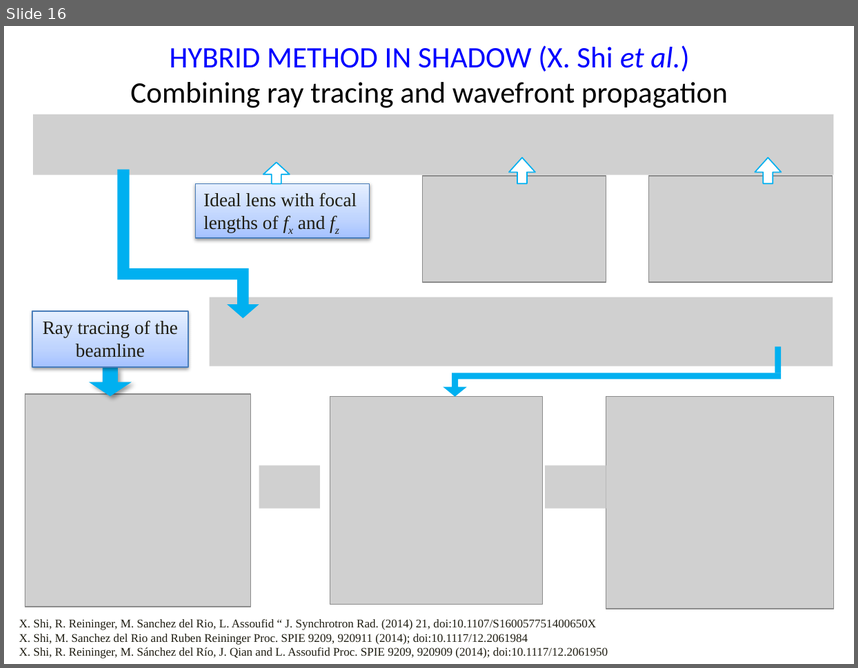
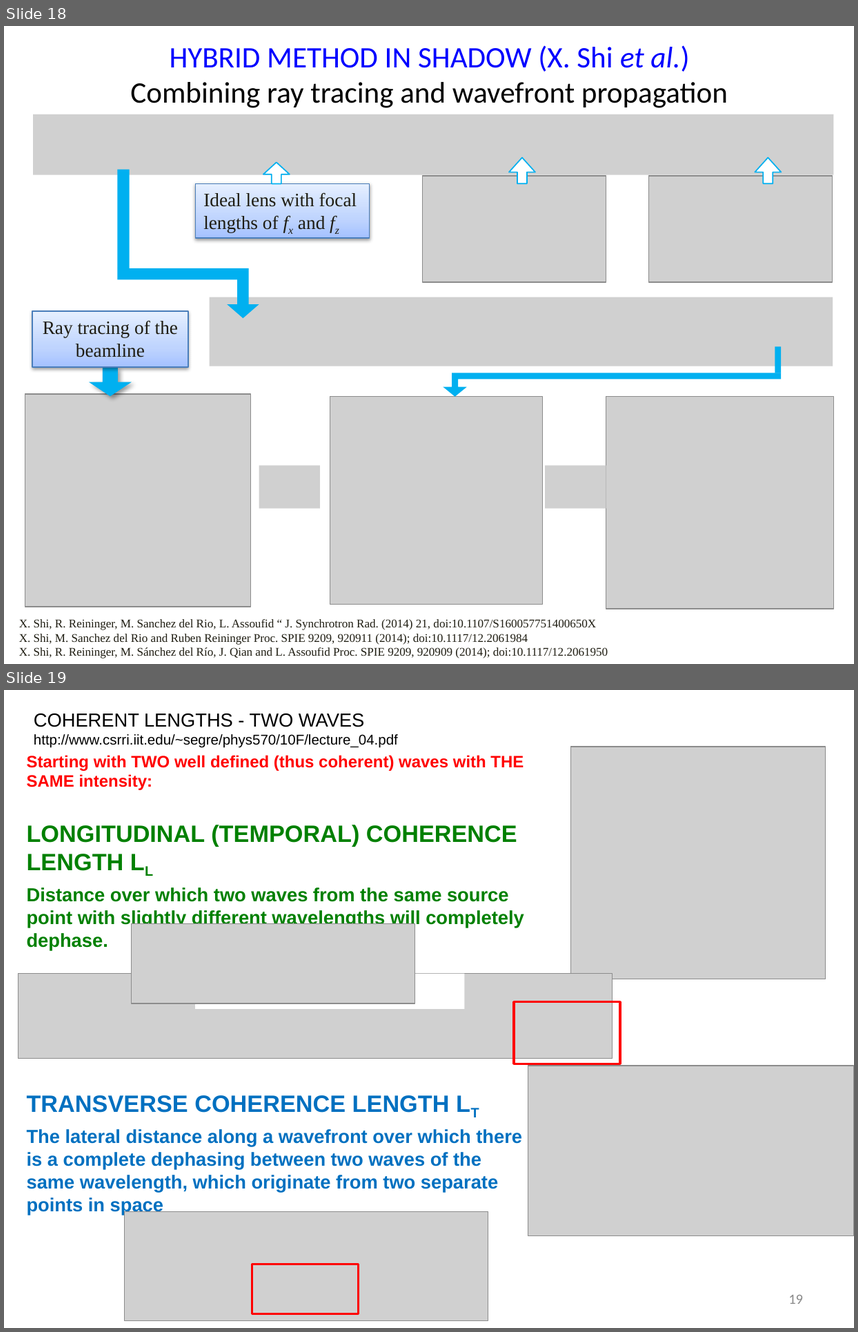
Before and after one commit to oasys-kit/oasys_school, a slide deck: slides/synchrotron_radiation_formulas.pptx. Shown one above the other, each under a label of ours: slide 16 before the commit, slides 18 and 19 after it. The pictures are 858x668 and 858x1332 pixels, drawn with LibreOffice and Linux fonts; fonts in the diff are those of the drawing; grey boxes stand for pictures. Boxes give left, top, right and bottom in pixels: in the first picture for what was removed or moved away, otherwise in the second. Text is boxed around its words. In the diff, an @@ line names an element or a change of style, - is before the commit and + after.

```diff
--- a/slides/synchrotron_radiation_formulas.pptx
+++ b/slides/synchrotron_radiation_formulas.pptx
@@ slide 19 added at bbox=[4, 690, 854, 1328], background #FFFFFF @@
@@ text added at bbox=[34, 713, 398, 748], 12 pt, text #000000 @@
+COHERENT LENGTHS - TWO WAVES http://www.csrri.iit.edu/~segre/phys570/10F/lecture_04.pdf
@@ picture added at bbox=[571, 747, 826, 979] @@
@@ text added at bbox=[27, 755, 524, 1214], 16 pt, text #0070C0, bold @@
+Starting with TWO well defined (thus coherent) waves with THE SAME intensity:
+LONGITUDINAL (TEMPORAL) COHERENCE LENGTH LL
+Distance over which two waves from the same source point with slightly different wavelengths will completely dephase.
+TRANSVERSE COHERENCE LENGTH LT
+The lateral distance along a wavefront over which there is a complete dephasing between two waves of the same wavelength, which originate from two separate points in space
@@ picture added at bbox=[132, 924, 415, 1004] @@
@@ picture added at bbox=[18, 973, 613, 1058] @@
@@ rectangle added at bbox=[195, 973, 465, 1009], fill #FFFFFF @@
@@ rectangle added at bbox=[514, 1002, 620, 1064], outline #FF0000 2 pt @@
@@ picture added at bbox=[528, 1066, 854, 1236] @@
@@ picture added at bbox=[125, 1211, 488, 1320] @@
@@ rectangle added at bbox=[252, 1264, 359, 1313], outline #FF0000 2 pt @@
@@ page number added at bbox=[789, 1294, 803, 1303], 12 pt, text #898989 @@
+19
@@ what was slide 16 is now slide 18 @@
```
Also in this commit, not shown: 1 slide changed, 7 other slides added, 1 slide removed, 2 other files.
